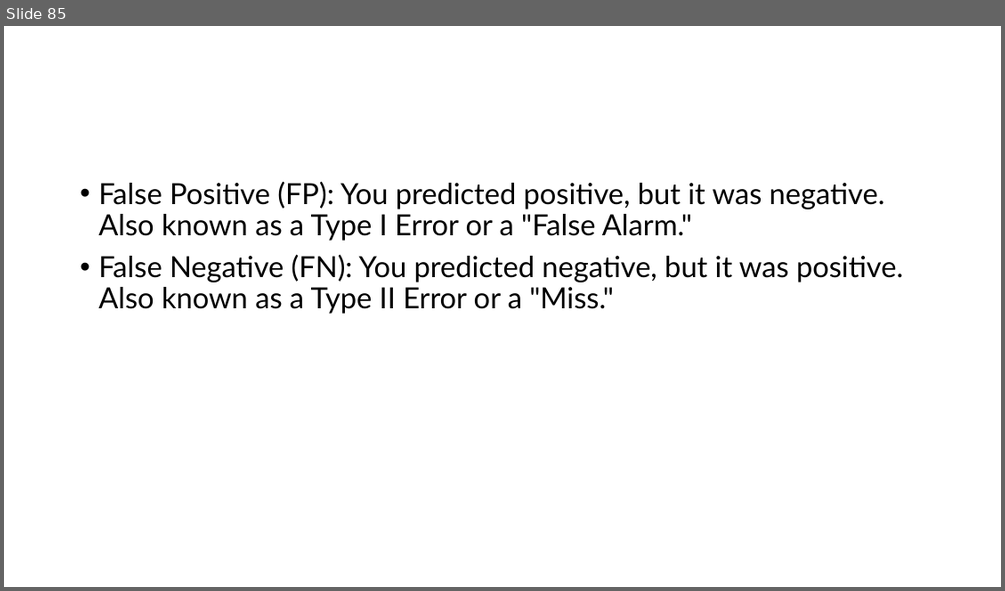
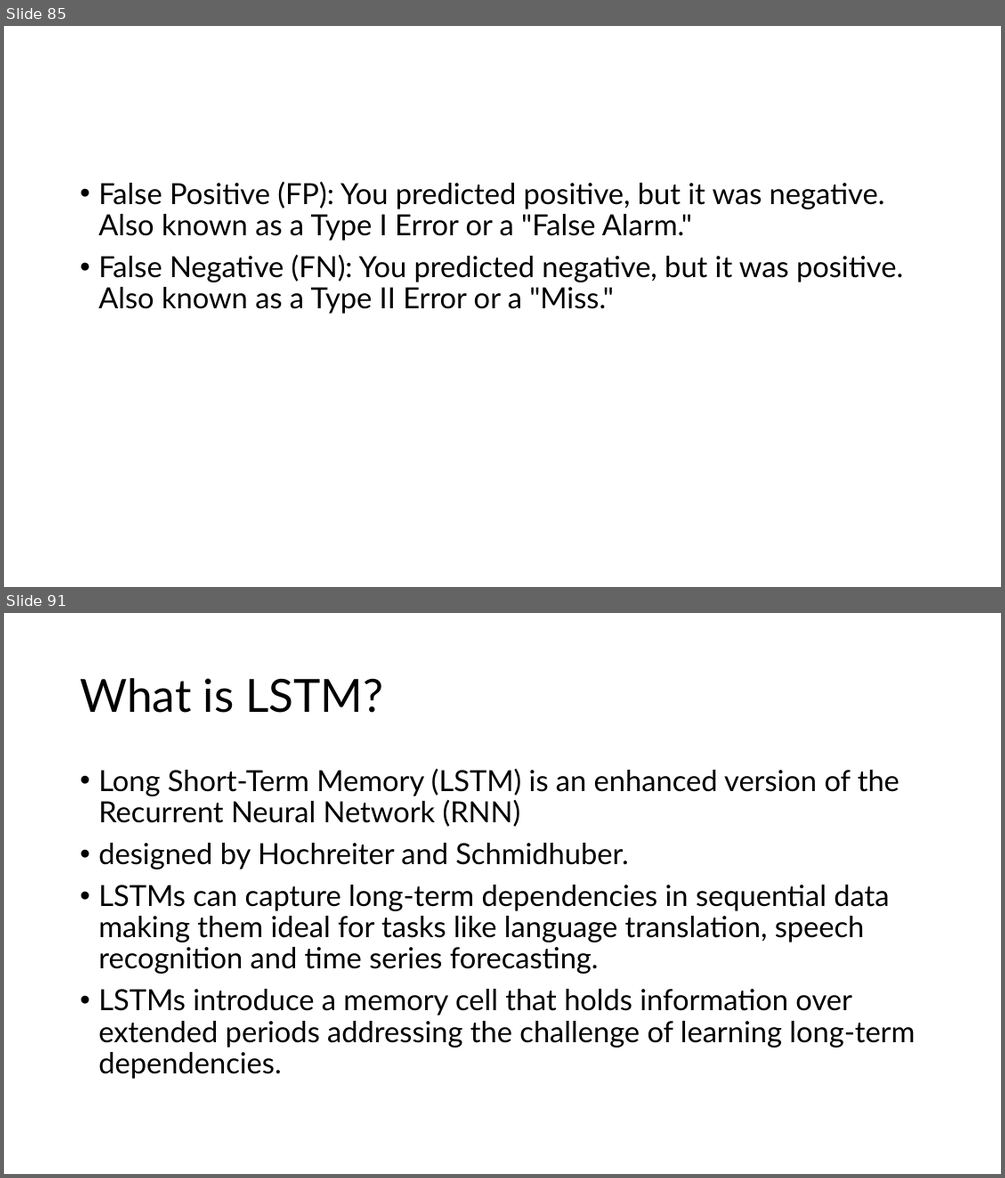
Before and after one commit to sabbirhasaann/ml-lab, a slide deck: NN and ML Lab.pptx. Shown one above the other, each under a label of ours: slide 85 before the commit, slides 85 and 91 after it; the slides between them are not shown. The pictures are 1005x591 and 1005x1178 pixels, drawn with LibreOffice and Linux fonts; fonts in the diff are those of the drawing. Boxes give left, top, right and bottom in pixels: in the first picture for what was removed or moved away, otherwise in the second. Text is boxed around its words. In the diff, an @@ line names an element or a change of style, - is before the commit and + after.

Commit message:
updated

```diff
--- a/NN and ML Lab.pptx
+++ b/NN and ML Lab.pptx
@@ slide 91 added at [4,613,1001,1174], background #FFFFFF @@
@@ title added at [80,678,383,713], 44 pt, text #000000 @@
+What is LSTM?
@@ text added at [98,769,914,1078], 28 pt, text #000000 @@
+• Long Short-Term Memory (LSTM) is an enhanced version of the Recurrent Neural Network (RNN)
+• designed by Hochreiter and Schmidhuber.
+• LSTMs can capture long-term dependencies in sequential data making them ideal for tasks like language translation, speech recognition and time series forecasting.
+• LSTMs introduce a memory cell that holds information over extended periods addressing the challenge of learning long-term dependencies.
```
Also in this commit, not shown: 6 other slides added.
